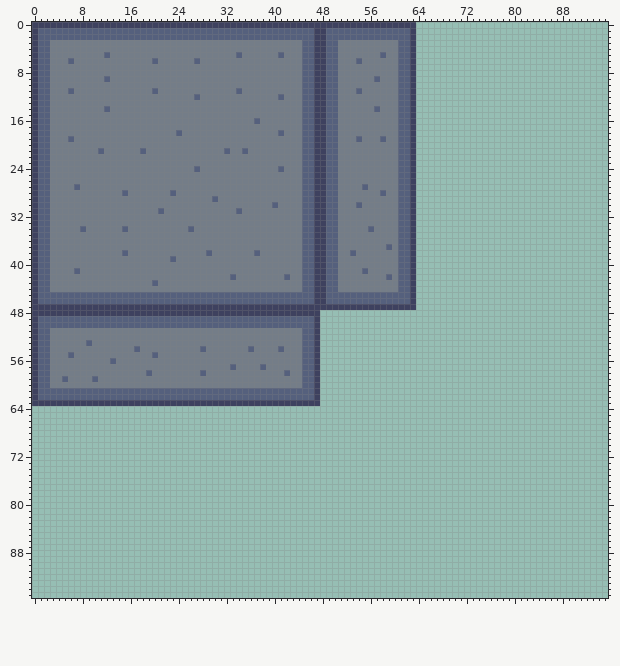
Sprite sheet: Assets/Art/GroundTilesAsperiteFile3.png. Above: the version before the commit.
The file is 96x96 pixels.
After:
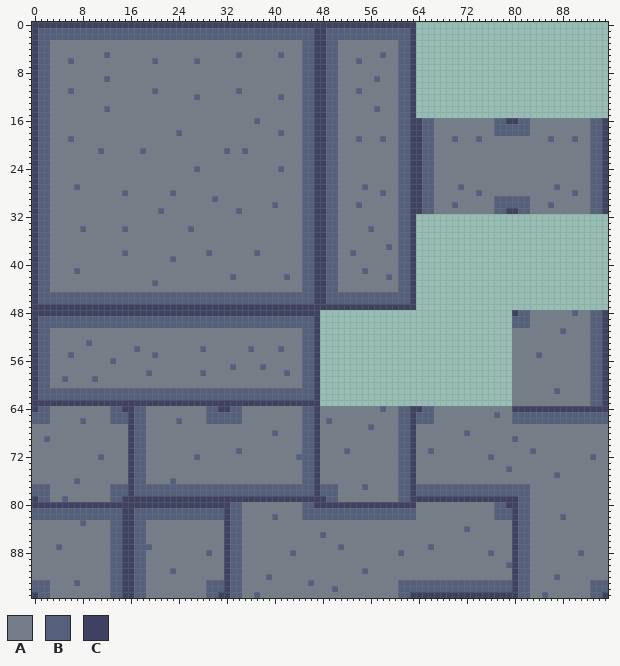
Palette (. is transparent): A #747d88  B #55607d  C #3e415f
The edit:
Changed rows in their new state; - is an unchanged pixel.
first column x 64:
16 CBBAAAAAAAAAABBCCBBAAAAAAAAAABBC
17 CBBAAAAAAAAAABBBBBBAAAAAAAAAABBC
18 CBBAAAAAAAAAABBBBBBAAAAAAAAAABBC
19 CBBAAABAAABAAAAAAAAAAABAAABAABBC
20 CBBAAAAAAAAAAAAAAAAAAAAAAAAAABBC
21 CBBAAAAAAAAAAAAAAAAAAAAAAAAAABBC
22 CBBAAAAAAAAAAAAAAAAAAAAAAAAAABBC
23 CBBAAAAAAAAAAAAAAAAAAAAAAAAAABBC
24 CBBAAAAAAAAAAAAAAAAAAAAAAAAAABBC
25 CBBAAAAAAAAAAAAAAAAAAAAAAAAAABBC
26 CBBAAAAAAAAAAAAAAAAAAAAAAAAAABBC
27 CBBAAAABAAAAAAAAAAAAAAABAAAAABBC
28 CBBAAAAAAABAAAAAAAAAAAAAAABAABBC
29 CBBAAAAAAAAAABBBBBBAAAAAAAAAABBC
30 CBBAAABAAAAAABBBBBBAAABAAAAAABBC
31 CBBAAAAAAAAAABBCCBBAAAAAAAAAABBC
first column x 0:
48 --------------------------------------------------------------------------------CBBAAAAAAABAABBC
49 --------------------------------------------------------------------------------BBBAAAAAAAAAABBC
50 --------------------------------------------------------------------------------BBBAAAAAAAAAABBC
51 --------------------------------------------------------------------------------AAAAAAAABAAAABBC
52 --------------------------------------------------------------------------------AAAAAAAAAAAAABBC
53 --------------------------------------------------------------------------------AAAAAAAAAAAAABBC
54 --------------------------------------------------------------------------------AAAAAAAAAAAAABBC
55 --------------------------------------------------------------------------------AAAABAAAAAAAABBC
56 --------------------------------------------------------------------------------AAAAAAAAAAAAABBC
57 --------------------------------------------------------------------------------AAAAAAAAAAAAABBC
58 --------------------------------------------------------------------------------AAAAAAAAAAAAABBC
59 --------------------------------------------------------------------------------AAAAAAAAAAAAABBC
60 --------------------------------------------------------------------------------AAAAAAAAAAAAABBC
61 --------------------------------------------------------------------------------AAAAAAABAAAAABBC
62 --------------------------------------------------------------------------------AAAAAAAAAAAAABBC
63 --------------------------------------------------------------------------------AAAAAAAAAAAAABBC
64 CBBAAAAAAAAAABBCCBBAAAAAAAAAABBCCBBAAAAAAAAAABBCAAAAAAAAAABAABBCCBBAAAAAAAAAAAAACCCCCCCCCCCCCCCC
65 BBBAAAAAAAAAABBBCBBAAAAAAAAAABBBBBBAAAAAAAAAABBCAAAAAAAAAAAAABBCBBBAAAAAAAAAABAABBBBBBBBBBBBBBBB
66 BBBAAAAABAAAABBBCBBAAAAABAAAABBBBBBAAAAAAAAAABBCABAAAAAAAAAAABBCBBBAAAAAAAAAAAAABBBBBBBBBBBBBBBB
67 AAAAAAAAAAAAAAAACBBAAAAAAAAAAAAAAAAAAAAAAAAAABBCAAAAAAAABAAAABBCAAAAAAAAAAAAAAAAAAAAAAAAAAAAAAAA
68 AAAAAAAAAAAAAAAACBBAAAAAAAAAAAAAAAAAAAAABAAAABBCAAAAAAAAAAAAABBCAAAAAAAABAAAAAAAAAAAAAAAAAAAAAAA
69 AABAAAAAAAAAAAAACBBAAAAAAAAAAAAAAAAAAAAAAAAAABBCAAAAAAAAAAAAABBCAAAAAAAAAAAAAAAABAAAAAAAAAAAAAAA
70 AAAAAAAAAAAAAAAACBBAAAAAAAAAAAAAAAAAAAAAAAAAABBCAAAAAAAAAAAAABBCAAAAAAAAAAAAAAAAAAAAAAAAAAAAAAAA
71 AAAAAAAAAAAAAAAACBBAAAAAAAAAAAAAAABAAAAAAAAAABBCAAAABAAAAAAAABBCAABAAAAAAAAAAAAAAAABAAAAAAAAAAAA
72 AAAAAAAAAAABAAAACBBAAAAAAAABAAAAAAAAAAAAAAAABBBCAAAAAAAAAAAAABBCAAAAAAAAAAAABAAAAAAAAAAAAAAAABAA
73 AAAAAAAAAAAAAAAACBBAAAAAAAAAAAAAAAAAAAAAAAAAABBCAAAAAAAAAAAAABBCAAAAAAAAAAAAAAAAAAAAAAAAAAAAAAAA
74 AAAAAAAAAAAAAAAACBBAAAAAAAAAAAAAAAAAAAAAAAAAABBCAAAAAAAAAAAAABBCAAAAAAAAAAAAAAABAAAAAAAAAAAAAAAA
75 AAAAAAAAAAAAAAAACBBAAAAAAAAAAAAAAAAAAAAAAAAAABBCAAAAAAAAAAAAABBCAAAAAAAAAAAAAAAAAAAAAAABAAAAAAAA
76 AAAAAAABAAAAAAAACBBAAAABAAAAAAAAAAAAAAAAAAAAABBCAAAAAAAAAAAAABBCAAAAAAAAAAAAAAAAAAAAAAAAAAAAAAAA
77 BBBAAAAAAAAAABBBCBBBBBBBBBBBBBBBBBBBBBBBBBBBBBBCBBBAAAABAAAAABBCBBBBBBBBBBBBBBBBBBBAAAAAAAAAAAAA
78 BBBAAAAAAAAAABBBCBBBBBBBBBBBBBBBBBBBBBBBBBBBBBBCBBBAAAAAAAAAABBCBBBBBBBBBBBBBBBBBBBAAAAAAAAAAAAA
79 CBBAABAAAAAAABBCCCCCCCCCCCCCCCCCCCCCCCCCCCCCCCCCCBBAAAAAAAAAABBCCCCCCCCCCCCCCCCCCBBAAAAAAAAAAAAA
80 CCCCCCCCCCCCCCCCCCCCCCCCCCCCCCCCCBBAAAAAAAAAABBCCCCCCCCCCCCCCCCCAAAAAAAAAAAAABBCCBBAAAAAAAAAAAAA
81 BBBBBBBBBBBBBBBCCBBBBBBBBBBBBBBBCBBAAAAAAAAAABBBBBBBBBBBBBBBBBBBAAAAAAAAAAAAABBBCBBAAAAAAAAAAAAA
82 BBBBBBBBBBBBBBBCCBBBBBBBBBBBBBBBCBBAAAAABAAAABBBBBBBBBBBBBBBBBBBAAAAAAAAAAAAABBBCBBAAAAABAAAAAAA
83 AAAAAAAABAAAABBCCBBAAAAAAAAAAAAACBBAAAAAAAAAAAAAAAAAAAAAAAAAAAAAAAAAAAAAAAAAAAAACBBAAAAAAAAAAAAA
84 AAAAAAAAAAAAABBCCBBAAAAAAAAAAAAACBBAAAAAAAAAAAAAAAAAAAAAAAAAAAAAAAAAAAAABAAAAAAACBBAAAAAAAAAAAAA
85 AAAAAAAAAAAAABBCCBBAAAAAAAAAAAAACBBAAAAAAAAAAAAABAAAAAAAAAAAAAAAAAAAAAAAAAAAAAAACBBAAAAAAAAAAAAA
86 AAAAAAAAAAAAABBCCBBAAAAAAAAAAAAACBBAAAAAAAAAAAAAAAAAAAAAAAAAAAAAAAAAAAAAAAAAAAAACBBAAAAAAAAAAAAA
87 AAAABAAAAAAAABBCCBBBAAAAAAAAAAAACBBAAAAAAAAAAAAAAAABAAAAAAAAAAAAAABAAAAAAAAAAAAACBBAAAAAAAAAAAAA
88 AAAAAAAAAAAAABBCCBBAAAAAAAAAABAACBBAAAAAAAABAAAAAAAAAAAAAAAAABAAAAAAAAAAAAAABAAACBBAAAAAAAABAAAA
89 AAAAAAAAAAAAABBCCBBAAAAAAAAAAAAACBBAAAAAAAAAAAAAAAAAAAAAAAAAAAAAAAAAAAAAAAAAAAAACBBAAAAAAAAAAAAA
90 AAAAAAAAAAAAABBCCBBAAAAAAAAAAAAACBBAAAAAAAAAAAAAAAAAAAAAAAAAAAAAAAAAAAAAAAAAAAABCBBAAAAAAAAAAAAA
91 AAAAAAAAAAAAABBCCBBAAAABAAAAAAAACBBAAAAAAAAAAAAAAAAAAAABAAAAAAAAAAAAAAAAAAAAAAAACBBAAAAAAAAAAAAA
92 AAAAAAAAAAAAABBCCBBAAAAAAAAAAAAACBBAAAABAAAAAAAAAAAAAAAAAAAAAAAAAAAAAAAAAAAAAAAACBBAAAABAAAAAAAA
93 BBBAAAABAAAAABBCCBBAAAAAAAAAABBBCBBAAAAAAAAAAABAAAAAAAAAAAAAABBBBBBBBBBBBBBBBBBBCBBAAAAAAAAAABBB
94 BBBAAAAAAAAAABBCCBBAAAAAAAAAABBBCBBAAAAAAAAAAAAAAABAAAAAAAAAABBBBBBBBBBBBBBBBBBBCBBAAAAAAAAAABBB
95 CBBAAAAAAAAAABBCCBBAAAAAAAAAABBCCBBAABAAAAAAAAAAAAAAAAAAAAAAABBCCCCCCCCCCCCCCCCCCBBAABAAAAAAABBC
